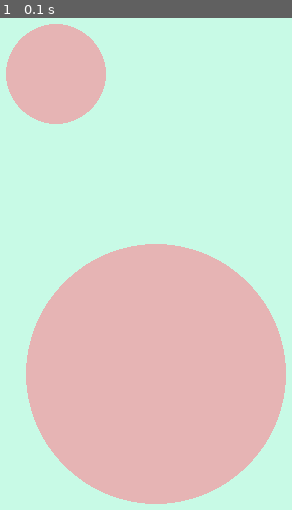
Above: before the commit, frame 1.
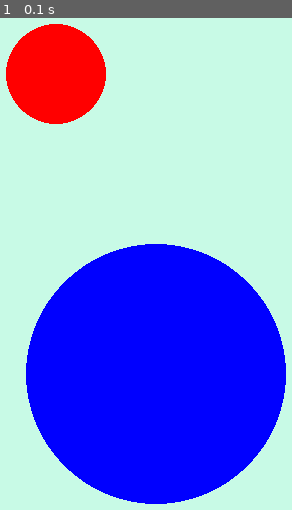
Above: after the commit, the same moment.

Repository: Zantier/pygame-reload
Game: pygame game, started from main.py
Two runs of this game, one before a commit and one after it. Both use one fixed random seed, a clock stepped at 60 frames per second and the inputs below.
Inputs:
- Up to frame 1 (0.1 s): no input

The runs differ from the first frame. In frame 1, 42% of the frame differs, in the area x 2-98%, y 1-99%.

Commit message:
Use strings for colours, to keep simpler

Diff:
--- a/main.py
+++ b/main.py
@@ -9,7 +9,6 @@
 WINDOW_HEIGHT = 600
 FPS = 30
 BACKGROUND_COLOR = (200, 250, 230)
-CIRCLE_COLOR = (230, 180, 180)
 
 os.environ['SDL_VIDEO_WINDOW_POS'] = f'{WINDOW_LEFT},{WINDOW_TOP}'
 pygame.init()
@@ -25,8 +24,8 @@
             sys.exit()
 
     surf.fill(BACKGROUND_COLOR)
-    pygame.draw.circle(surf, CIRCLE_COLOR, (200, 100), 50)
-    pygame.draw.circle(surf, CIRCLE_COLOR, (300, 400), 130)
+    pygame.draw.circle(surf, 'red', (200, 100), 50)
+    pygame.draw.circle(surf, 'blue', (300, 400), 130)
 
     pygame.display.update()
     fps_clock.tick(FPS)
